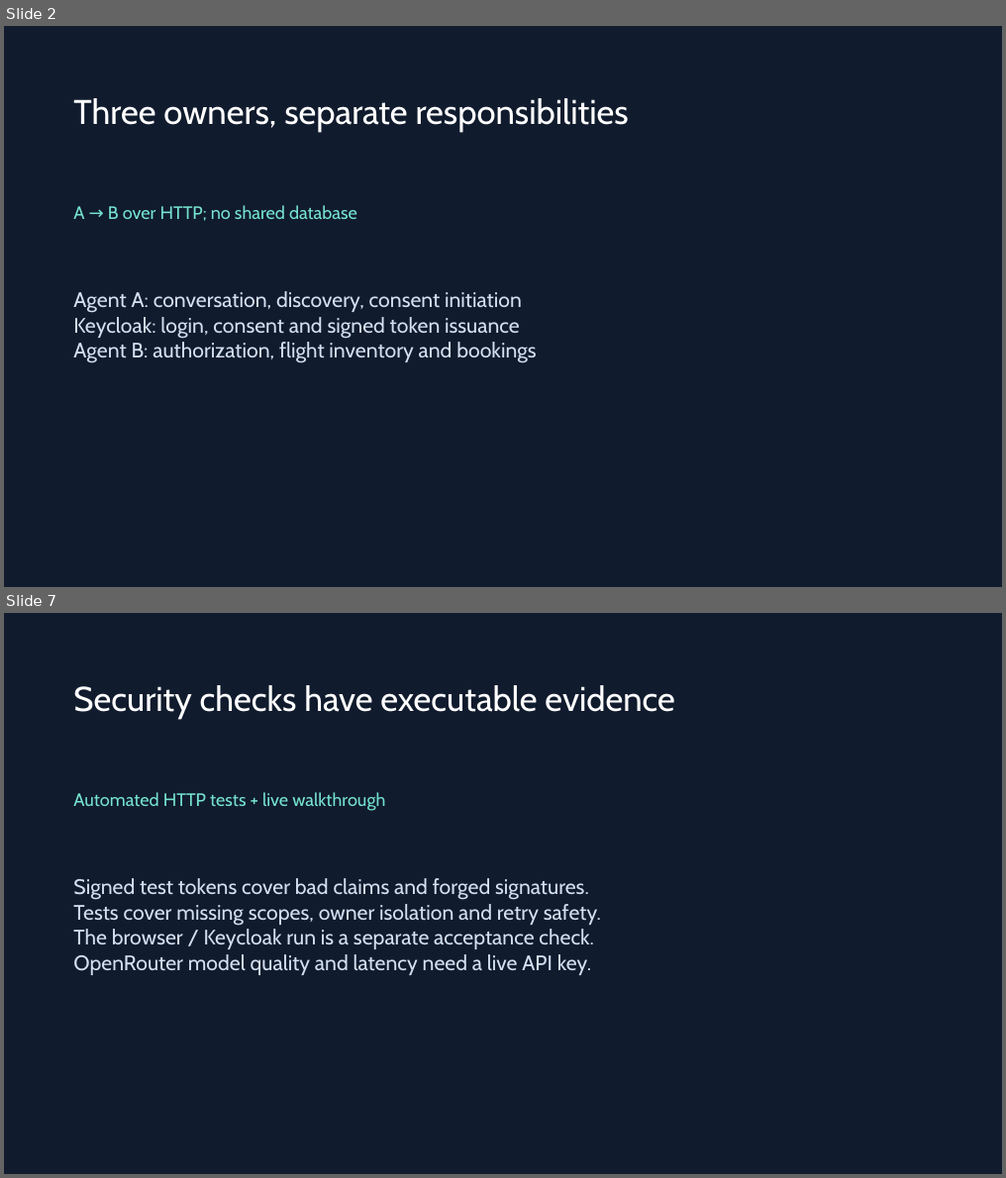
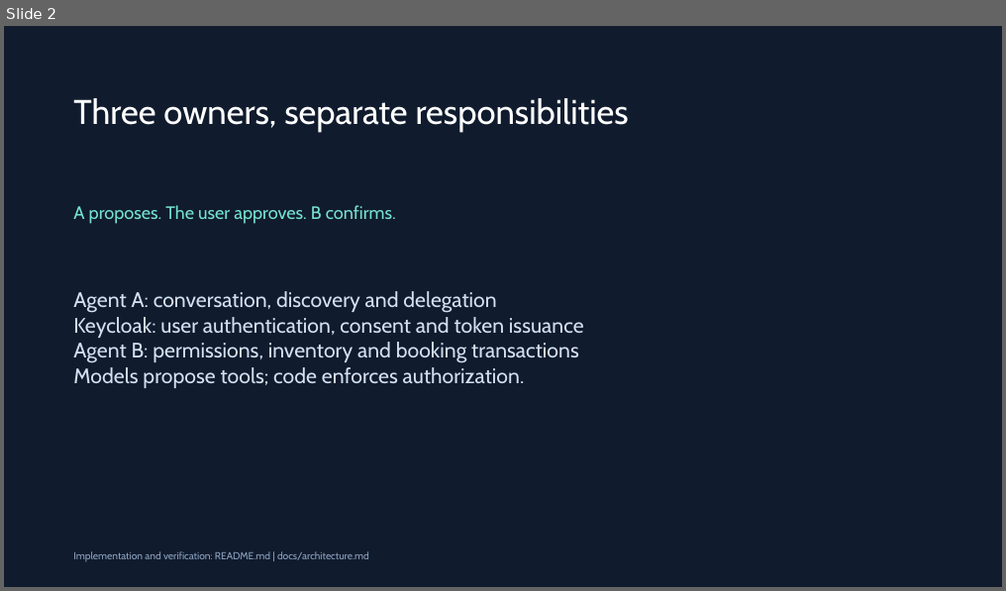
Before and after one commit to nishalpk/ai.at.core, a slide deck: docs/approach.pptx. Shown one above the other, each under a label of ours: slides 2 and 7 before the commit, slide 2 after it; the slides between them are not shown. The pictures are 1006x1178 and 1006x591 pixels, drawn with LibreOffice and Linux fonts; fonts in the diff are those of the drawing. Boxes give left, top, right and bottom in pixels: in the first picture for what was removed or moved away, otherwise in the second. Text is boxed around its words. In the diff, an @@ line names an element or a change of style, - is before the commit and + after.

```diff
--- a/docs/approach.pptx
+++ b/docs/approach.pptx
@@ slide 7 removed at bbox=[4, 613, 1002, 1174], background #101B2D @@
@@ text removed at bbox=[73, 685, 675, 719] @@
-Security checks have executable evidence
@@ text removed at bbox=[73, 792, 385, 811] @@
-Automated HTTP tests + live walkthrough
@@ text removed at bbox=[73, 878, 601, 975] @@
-Signed test tokens cover bad claims and forged signatures.
-Tests cover missing scopes, owner isolation and retry safety.
-The browser / Keycloak run is a separate acceptance check.
-OpenRouter model quality and latency need a live API key.
@@ slide 2 changed as well @@
@@ text at bbox=[73, 205, 396, 224]: text changed @@
-A → B over HTTP; no shared database
+A proposes. The user approves. B confirms.
@@ text at bbox=[73, 291, 584, 388]: text changed @@
-Agent A: conversation, discovery, consent initiation
-Keycloak: login, consent and signed token issuance
-Agent B: authorization, flight inventory and bookings
+Agent A: conversation, discovery and delegation
+Keycloak: user authentication, consent and token issuance
+Agent B: permissions, inventory and booking transactions
+Models propose tools; code enforces authorization.
@@ text added at bbox=[73, 552, 369, 563], 9.8 pt, text #8DA3C0 @@
+Implementation and verification: README.md | docs/architecture.md
```
Also in this commit, not shown: 4 other slides changed, 3 slides added, 2 other slides removed, 38 other files.
